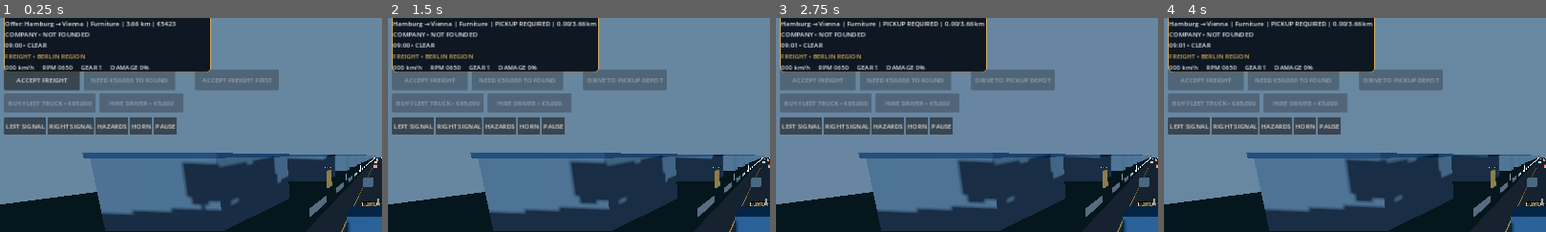
Above: before the commit, frames 1-4 (left to right).
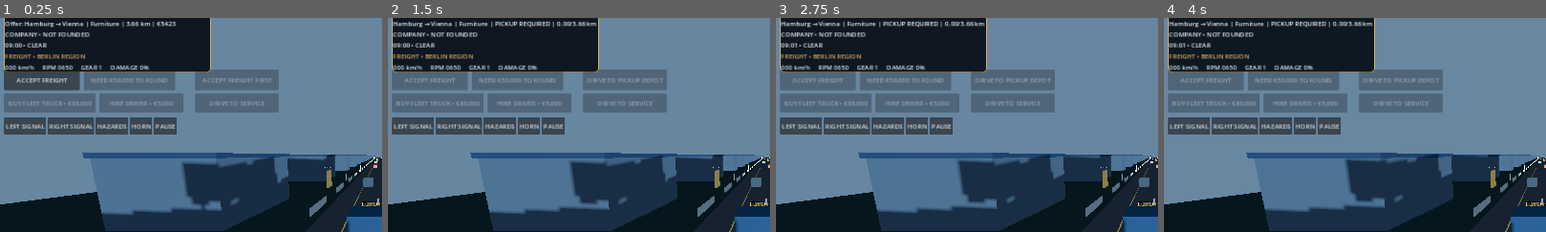
Above: after the commit, the same moments.

Repository: haseebop668-a11y/EURO-HAUL
Game: Godot game, scene res://Scenes/Main.tscn
Same seed, same stepped clock (60 frames per second), same inputs: the game is played once before the commit and once after it.
Inputs:
- Up to frame 1 (0.25 s): no input
- Up to frame 2 (1.5 s): click "ACCEPT FREIGHT" at 0.5 s; click "◀" at 1.25 s
- Up to frame 3 (2.75 s): click "BRAKE" at 2 s
- Up to frame 4 (4 s): click "GAS" at 2.75 s; click "▶" at 3.5 s
The pictures show only the part of the screen within x 0-50%, y 4-54%; the shares and areas given below are measured in that part.

The runs differ from the first frame. In frame 1, 1.8% of the frame differs, in the area x 51-98%, y 35-66%; in frame 2, 1.8%; in frame 3, 1.8%; in frame 4, 1.8%.

Commit message:
feat: add fuel service station refuelling and truck repair interaction

Diff:
--- a/Godot/Scripts/main.gd
+++ b/Godot/Scripts/main.gd
@@ -24,6 +24,8 @@
 var pause_button: Button
 var near_pickup_depot := false
 var near_delivery_depot := false
+var near_service_station := false
+var service_button: Button
 var touch_state := {"throttle": false, "brake": false, "left": false, "right": false}
 var traffic_vehicles: Array[EuroHaulTrafficVehicle] = []
 var _last_position := Vector3.ZERO
@@ -62,6 +64,7 @@
 	var expected_step := (absf(truck.speed_kmh) / 3.6) * delta * 3.0 + 1.0
 	if distance > 0.0 and distance <= maxf(10.0, expected_step) and career != null:
 		career.record_distance(distance / 1000.0)
+		truck.consume_fuel(distance / 1000.0)
 		_last_distance_save += distance
 	if _last_distance_save >= 100.0:
 		if career != null:
@@ -154,6 +157,7 @@
 		_add_box("Warehouse roof", Vector3(-18.0, 6.2, z), Vector3(10.5, 0.4, 18.5), BLUE, false)
 	_create_depot_area("PickupDepot", -50.0, true)
 	_create_depot_area("DeliveryDepot", -820.0, false)
+	_create_service_area(-600.0)
 
 func _create_depot_area(depot_name: String, road_z: float, is_pickup: bool) -> void:
 	var depot := Area3D.new()
@@ -189,6 +193,36 @@
 	_add_box("%s Sign" % depot_name, Vector3(-9.0, 2.0, road_z), Vector3(0.25, 3.0, 4.0), sign_color, false)
 	var sign_label := Label3D.new()
 	sign_label.text = "FREIGHT PICKUP" if is_pickup else "FREIGHT DELIVERY"
+	sign_label.position = Vector3(-9.0, 4.0, road_z)
+	sign_label.font_size = 36
+	sign_label.modulate = Color("#f4f5f6")
+	add_child(sign_label)
+
+func _create_service_area(road_z: float) -> void:
+	var service_area := Area3D.new()
+	service_area.name = "ServiceStation"
+	service_area.position = Vector3(0.0, 1.0, road_z)
+	service_area.collision_layer = 0
+	service_area.collision_mask = 1
+	var trigger := CollisionShape3D.new()
+	var shape := SphereShape3D.new()
+	shape.radius = 15.0
+	trigger.shape = shape
+	service_area.add_child(trigger)
+	service_area.body_entered.connect(func(body: Node3D):
+		if body == truck:
+			near_service_station = true
+			_update_service_button()
+	)
+	service_area.body_exited.connect(func(body: Node3D):
+		if body == truck:
+			near_service_station = false
+			_update_service_button()
+	)
+	add_child(service_area)
+	_add_box("Service Station Sign", Vector3(-9.0, 2.0, road_z), Vector3(0.25, 3.0, 4.0), Color("#5da68a"), false)
+	var sign_label := Label3D.new()
+	sign_label.text = "FUEL • SERVICE"
 	sign_label.position = Vector3(-9.0, 4.0, road_z)
 	sign_label.font_size = 36
 	sign_label.modulate = Color("#f4f5f6")
@@ -423,8 +457,15 @@
 	hire_driver_button.custom_minimum_size = Vector2(210, 48)
 	hire_driver_button.pressed.connect(_hire_company_driver)
 	layer.add_child(hire_driver_button)
+	service_button = Button.new()
+	service_button.text = "DRIVE TO SERVICE"
+	service_button.position = Vector2(500, 235)
+	service_button.custom_minimum_size = Vector2(210, 48)
+	service_button.pressed.connect(_handle_service_interaction)
+	layer.add_child(service_button)
 	_update_hud()
 	_update_freight_action()
+	_update_service_button()
 
 func _add_touch_button(parent: Control, caption: String, key: String) -> void:
 	var button := Button.new()
@@ -485,6 +526,40 @@
 	if career.spend_cash(EuroHaulCompanyManager.FOUNDING_COST):
 		company.found_company("EURO HAUL LOGISTICS", EuroHaulCompanyManager.FOUNDING_COST)
 		_update_hud()
+
+func _handle_service_interaction() -> void:
+	if not near_service_station or truck == null or career == null:
+		return
+	var fuel_cost := int(ceil((100.0 - truck.fuel_percent) * 2.0))
+	var repair_cost := int(ceil(truck.damage * 25.0))
+	var total_cost := fuel_cost + repair_cost
+	if total_cost <= 0:
+		status_label.text = "TRUCK ALREADY SERVICED"
+		return
+	if career.spend_cash(total_cost):
+		truck.refuel()
+		truck.repair()
+		status_label.text = "SERVICE COMPLETE • €%d" % total_cost
+	else:
+		status_label.text = "SERVICE COST €%d • INSUFFICIENT FUNDS" % total_cost
+	_update_hud()
+	_update_service_button()
+
+func _update_service_button() -> void:
+	if service_button == null or truck == null or career == null:
+		return
+	var fuel_cost := int(ceil((100.0 - truck.fuel_percent) * 2.0))
+	var repair_cost := int(ceil(truck.damage * 25.0))
+	var total_cost := fuel_cost + repair_cost
+	if not near_service_station:
+		service_button.text = "DRIVE TO SERVICE"
+		service_button.disabled = true
+	elif total_cost <= 0:
+		service_button.text = "TRUCK FULLY SERVICED"
+		service_button.disabled = true
+	else:
+		service_button.text = "REFUEL / REPAIR • €%d" % total_cost
+		service_button.disabled = career.game_cash < total_cost
 
 func _handle_freight_interaction() -> void:
 	if career == null or career.active_contract.is_empty():
